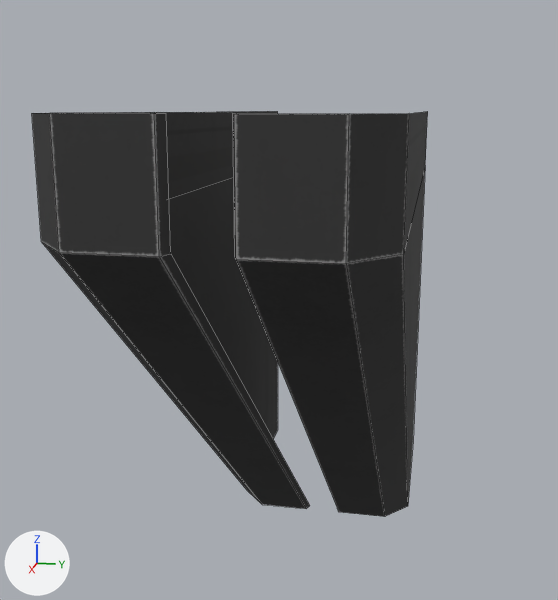
A saved change to the FBX model AnotherGangsterHamster/Assets/Models/StageObjects/props/Frame/Btype/Grand_frame_top.fbx.
The view is the same before and after, from a camera (50 mm lens) standing at (9.56, 0.49, 9.01) and looking at (6.47, -0.13, 8.23). Arrows for +X, +Y and +Z are at lower left; the lights stay in place. Mesh edges are drawn as thin lines. Where no turn or scale is listed for an object, it has been applied to the vertices.

Objects in the first picture: 'Grand_frame_top004'.
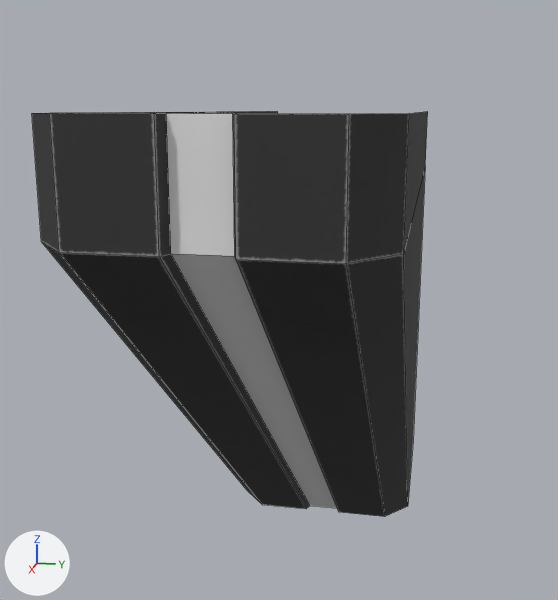
Edits to the bpy script that builds the scene:
```text
Add me_light_ncl1_1:
    me_light_ncl1_1.from_pydata([(2.96, -0.07, 1.7), (0.93, -0.07, 0.0), (0.93, 0.07, 0.0), (2.96, 0.07, 1.7), (2.96, 0.07, 2.0), (2.96, -0.07, 2.0)], [], [(0, 1, 2, 3), (0, 3, 4, 5)])
Add ob_light:
    ob_light = bpy.data.objects.new('light', me_light_ncl1_1)
    ob_light.location = (5.0, 0.0, 6.999)
```

Location of each change, [x1, y1, x2, y2] in pixels of the pictures (558 x 600 px):
'light', added
    after: [166, 113, 337, 508]
